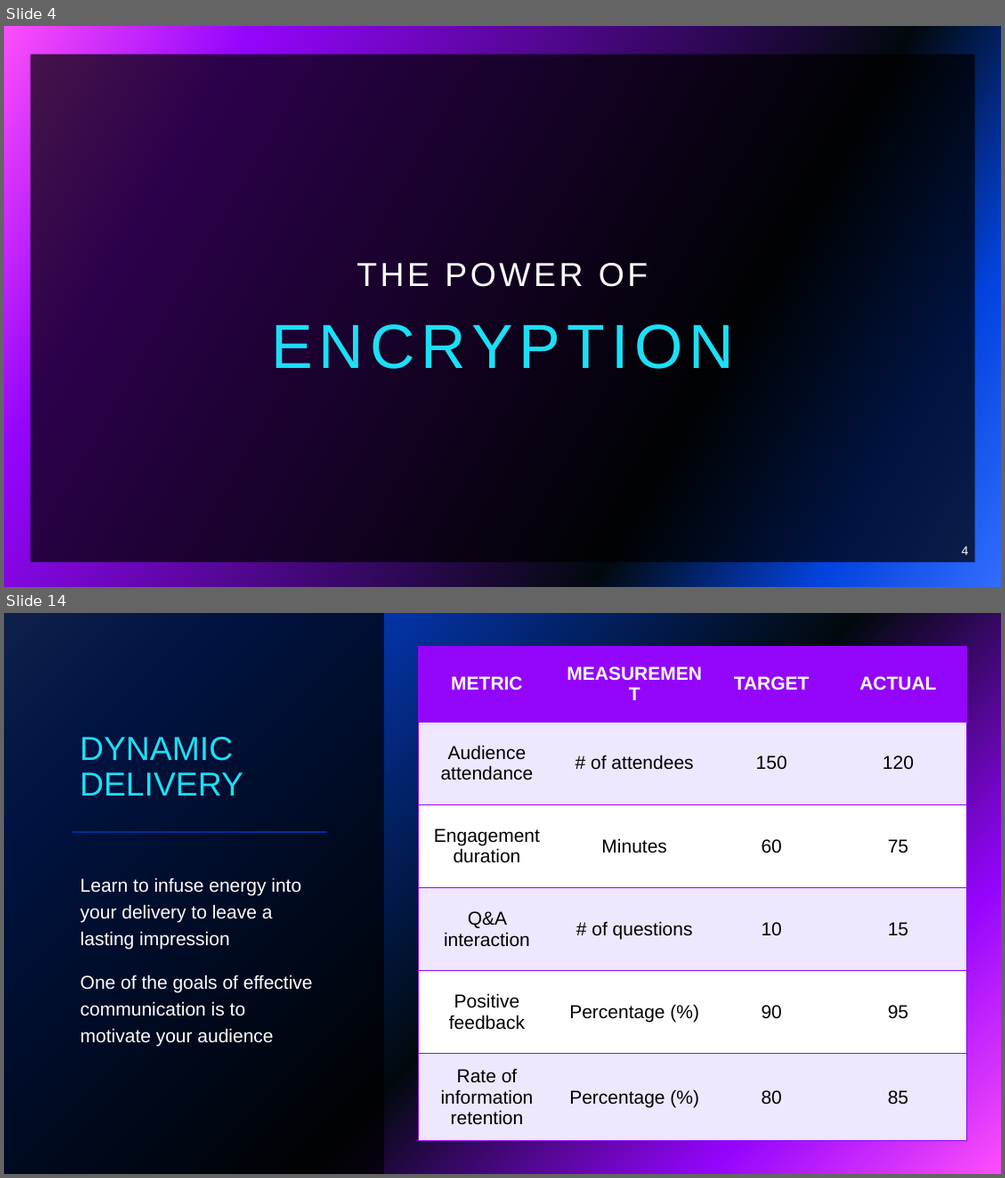
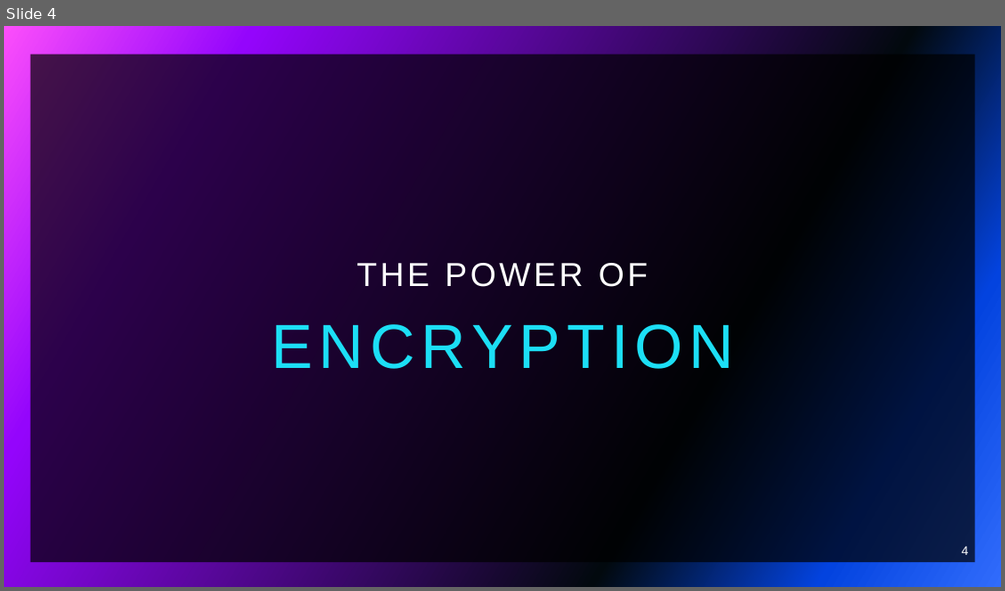
Before and after one commit to brodante/KeyGuardian, a slide deck: papers/PPT/KeyGuardian.pptx. Shown one above the other, each under a label of ours: slides 4 and 14 before the commit, slide 4 after it; the slides between them are not shown. The pictures are 1005x1178 and 1005x591 pixels, drawn with LibreOffice and Linux fonts; fonts in the diff are those of the drawing. Boxes give left, top, right and bottom in pixels: in the first picture for what was removed or moved away, otherwise in the second. Text is boxed around its words. In the diff, an @@ line names an element or a change of style, - is before the commit and + after.

```diff
--- a/papers/PPT/KeyGuardian.pptx
+++ b/papers/PPT/KeyGuardian.pptx
@@ slide 14 removed at (x1=4, y1=613, x2=1001, y2=1174), background gradient #316CFC to #0343DF to #02090E to #9405FC to #FC4EFB @@
@@ rectangle removed at (x1=4, y1=613, x2=384, y2=1174) @@
@@ table removed at (x1=418, y1=646, x2=966, y2=1141), 6 rows, 4 columns @@
-METRIC | MEASUREMENT | TARGET | ACTUAL
-Audience attendance | # of attendees | 150 | 120
-Engagement duration | Minutes | 60 | 75
-Q&A interaction | # of questions | 10 | 15
-Positive feedback | Percentage (%) | 90 | 95
-Rate of information retention | Percentage (%) | 80 | 85
@@ title removed at (x1=80, y1=737, x2=243, y2=795) @@
-DYNAMIC DELIVERY
@@ line removed from (72, 832) to (327, 832) @@
@@ text removed at (x1=81, y1=877, x2=313, y2=1046) @@
-Learn to infuse energy into your delivery to leave a lasting impression
-One of the goals of effective communication is to motivate your audience
```
Also in this commit, not shown: 5 slides changed, 8 slides added, 7 other slides removed, 34 other files.
